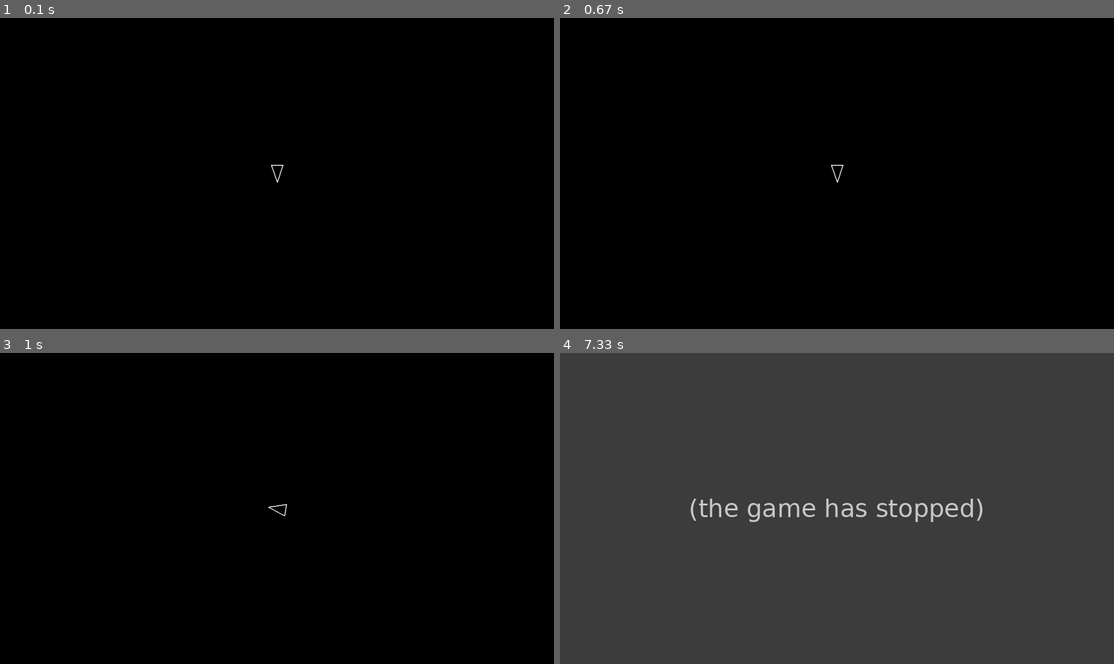
Above: before the commit, frames 1-4 (two rows, left to right).
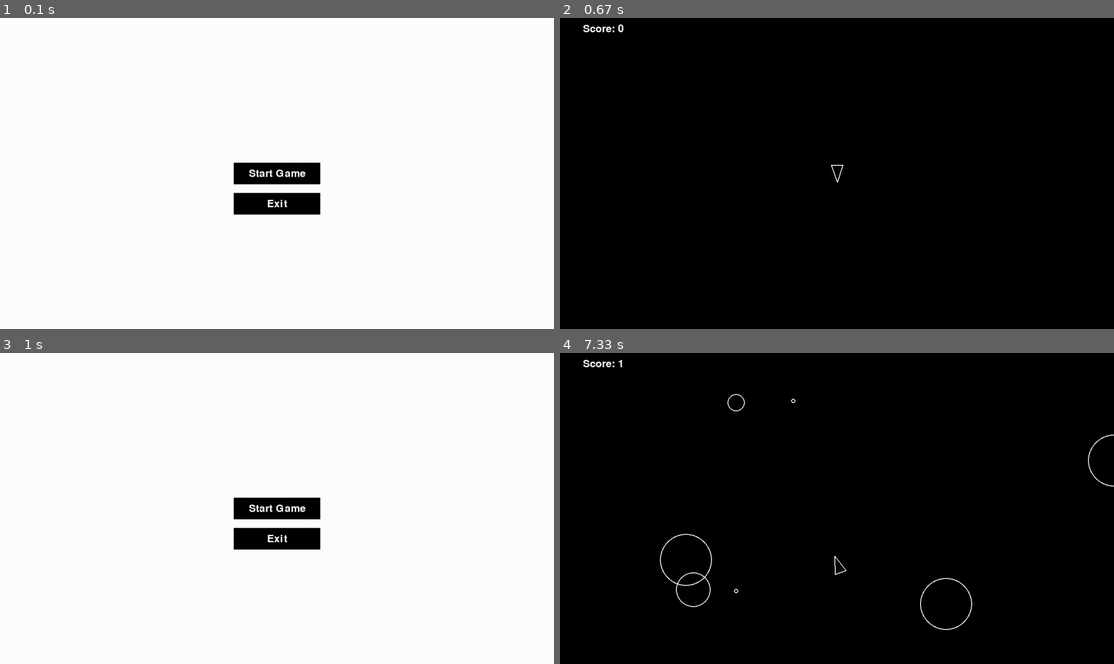
Above: after the commit, the same moments.

Repository: hash-walker/asteroids_pygame
Game: pygame game, started from main.py
Same seed, same stepped clock (60 frames per second), same inputs: the game is played once before the commit and once after it.
Inputs (mouse positions are in pixels of both pictures, inside the frame that each line leads up to):
- Up to frame 1 (0.1 s): no input
- Up to frame 2 (0.67 s): press the mouse at (837, 173) at 0.37 s; move the mouse to (897, 170) at 0.47 s; release the mouse at (964, 167) at 0.6 s
- Up to frame 3 (1 s): hold Esc from 0.67 s (still down); hold D from 0.67 s (still down); move the mouse to (254, 424) at 0.7 s
- Up to frame 4 (7.33 s): release Esc at 1.13 s; release D at 1.13 s; press the mouse at (837, 508) at 1.2 s; move the mouse to (842, 524) at 1.3 s; release the mouse at (842, 539) at 1.43 s; hold Esc 1.5-1.97 s; hold D 1.5-1.97 s; move the mouse to (837, 545) at 1.53 s; tap Space at 1.57, 1.87, 2.4, 2.7, 2.9, 3.23, 3.53, 3.73, 4.03, 4.3, 4.63, 4.93, 5.07, 5.47, 5.77, 6.13, 6.53, 6.83, 7.03 s; press the mouse at (837, 508) at 2.03 s; move the mouse to (776, 555) at 2.13 s; release the mouse at (715, 604) at 2.27 s; hold D 2.33-2.8 s; move the mouse to (792, 405) at 2.37 s; hold W 2.83-3.13 s; hold D 3.17-3.63 s; hold A 3.67-4.2 s; hold S 4.23-4.53 s; hold A 4.57-4.97 s; hold W 5-5.37 s; hold D 5.4-6.03 s; hold S 6.07-6.43 s; hold A 6.47-6.93 s; hold D from 6.97 s (still down)

The runs differ from the first frame. In frame 1, 98% of the frame differs, in the area x 0-100%, y 0-100%; in frame 2, 0.1%; in frame 3, 98%; in frame 4, 100%.
Before the commit the program exited at 7.3 s; later frames show no game.

Commit message:
Added main menu with functional buttons (Start and Exit) and scorecard display
- Implemented a main menu with Start Game and Exit buttons.
- Added functionality for Start Game button to transition into the gameplay loop.
- Added Exit button functionality to close the game from the main menu.
- Integrated a scorecard in the gameplay loop to dynamically display the player's score.
- Enhanced button rendering with centered alignment and responsiveness to clicks.
- Improved code structure for clarity and modularity.

Diff:
--- a/asteroid.py
+++ b/asteroid.py
@@ -3,6 +3,9 @@
 import random
 
 class Asteroid(CircleShape):
+
+    count = 0
+
     def __init__(self, x, y, radius):
         super().__init__(x, y, radius)
 
@@ -13,6 +16,7 @@
         self.kill()
 
         if self.radius <= ASTEROID_MIN_RADIUS:
+            Asteroid.count += 1
             return
         else:
             new_angle = random.uniform(20, 50)
--- /dev/null
+++ b/buttons.py
@@ -0,0 +1,15 @@
+import pygame
+from constants import *
+
+def button(screen, position_x, position_y ,button_text, button_color, button_width, button_height, font_size, font_color):
+
+    font = pygame.font.Font(None, font_size)
+    button = pygame.Rect( (SCREEN_WIDTH - button_width) / 2 + position_x,(SCREEN_HEIGHT - button_height) / 2 + position_y, button_width, button_height)
+    pygame.draw.rect(screen, button_color, button)
+    # Render font
+    text_surface = font.render(button_text, True, font_color)
+    # center the text
+    text_rect = text_surface.get_rect(center = button.center)
+    screen.blit(text_surface, text_rect)
+
+    return button
--- a/main.py
+++ b/main.py
@@ -7,25 +7,12 @@
 from asteroid import *
 from asteroidfield import *
 import sys
+from buttons import *
 
-import pygame
-
-
-
-def main():
-
-    pygame.init()
-    clock = pygame.time.Clock()
-    screen = pygame.display.set_mode((SCREEN_WIDTH, SCREEN_HEIGHT))
-
-    #initiate asteroids
+def game_loop(screen, clock):
 
     asteroids = pygame.sprite.Group()
-    asteroidfield = pygame.sprite.Group()
     shots = pygame.sprite.Group()
-
-    # initiate player
-
     updatables = pygame.sprite.Group()
     drawables = pygame.sprite.Group()
 
@@ -35,14 +22,20 @@
     AsteroidField.containers = updatables
     asteroidFieldObj = AsteroidField()
 
-    player = Player(x = SCREEN_WIDTH / 2 , y = SCREEN_HEIGHT / 2)
+    player = Player(x=SCREEN_WIDTH / 2, y=SCREEN_HEIGHT / 2)
 
     dt = 0
 
     while True:
+
         for event in pygame.event.get():
             if event.type == pygame.QUIT:
-                return
+                return False
+
+        keys = pygame.key.get_pressed()
+
+        if keys[pygame.K_ESCAPE]:
+            return True
 
         for updatable in updatables:
             updatable.update(dt)
@@ -50,7 +43,7 @@
         for asteroid in asteroids:
             if asteroid.checkcollisions(player):
                 print("Game Over!")
-                return
+                return False
 
         for asteroid in asteroids:
             for bullet in shots:
@@ -58,15 +51,59 @@
                     bullet.kill()
                     asteroid.split()
 
+        # Render screen
         screen.fill("black")
-
         for drawable in drawables:
             drawable.draw(screen)
+
+        # Draw score
+        score = str(Asteroid.count)
+        score_card = f"Score: {score}"
+        button(screen, position_x = - (SCREEN_WIDTH - 200)  / 2, position_y= - (SCREEN_HEIGHT - 50) /2, button_text= score_card , button_color= (0, 0, 0, 0), button_width= 200, button_height= 50, font_size= 36, font_color= "white")
 
         pygame.display.flip()
         dt = clock.tick(60) / 1000
 
 
+def main_menu(screen, clock):
+
+        while True:
+            for event in pygame.event.get():
+                if event.type == pygame.QUIT:
+                    return False
+
+            screen.fill("white")
+
+            start_button = button(screen, position_x = 0, position_y= 0, button_text= "Start Game", button_color= "black", button_width= 200, button_height= 50, font_size= 36, font_color= "white")
+            exit_button = button(screen, position_x = 0, position_y= 70, button_text= "Exit", button_color= "black", button_width= 200, button_height= 50, font_size= 36, font_color= "white")
+
+
+            mouse_pos = pygame.mouse.get_pos()
+
+            if start_button.collidepoint(mouse_pos):
+                if pygame.mouse.get_pressed()[0]:
+                    return True
+
+            elif exit_button.collidepoint(mouse_pos):
+                if pygame.mouse.get_pressed()[0]:
+                    return False
+
+            pygame.display.flip()
+            dt = clock.tick(60) / 1000
+
+def main():
+
+    pygame.init()
+    screen = pygame.display.set_mode((SCREEN_WIDTH, SCREEN_HEIGHT))
+    clock = pygame.time.Clock()
+
+    while True:
+
+        if not main_menu(screen, clock):
+            break
+
+        if not game_loop(screen, clock):
+            break
 
 
 if __name__ == "__main__":
